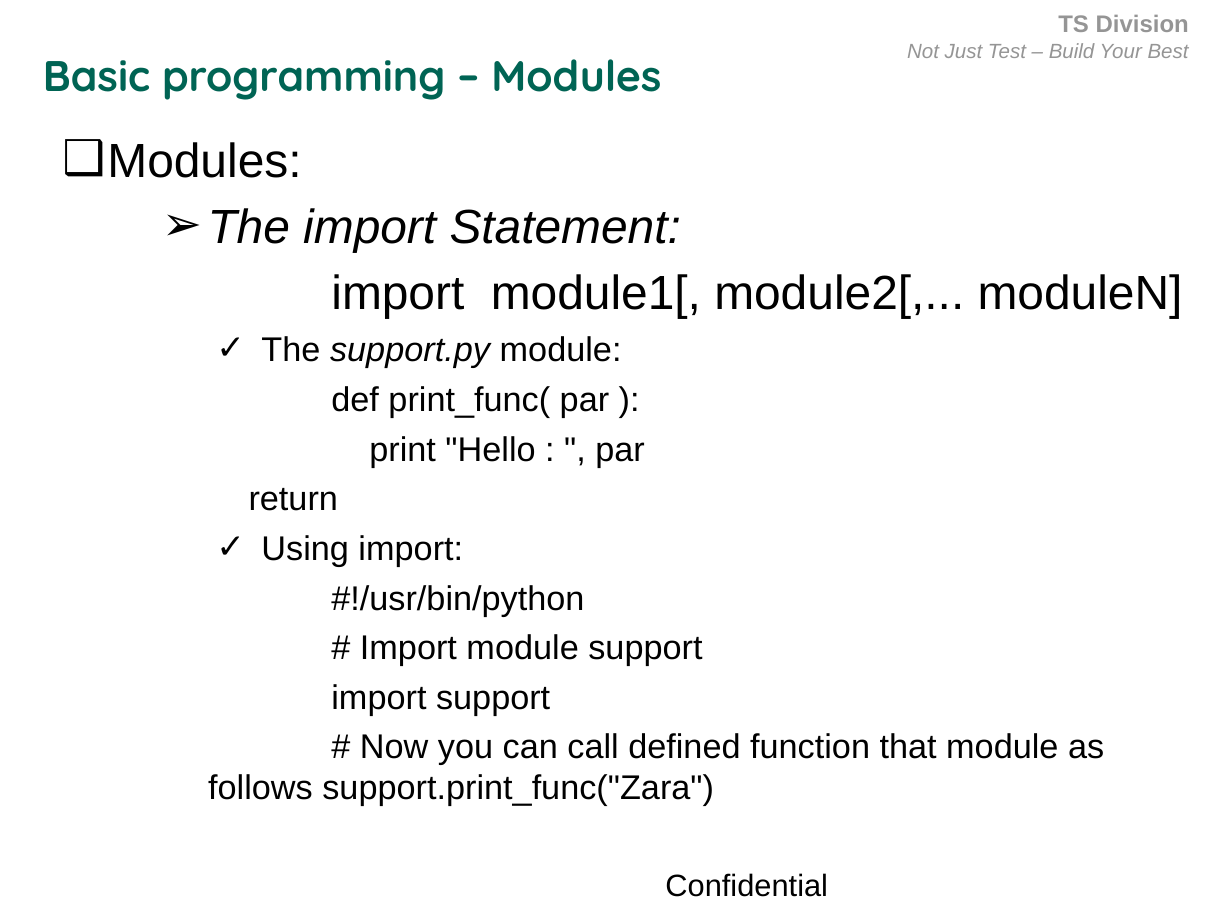
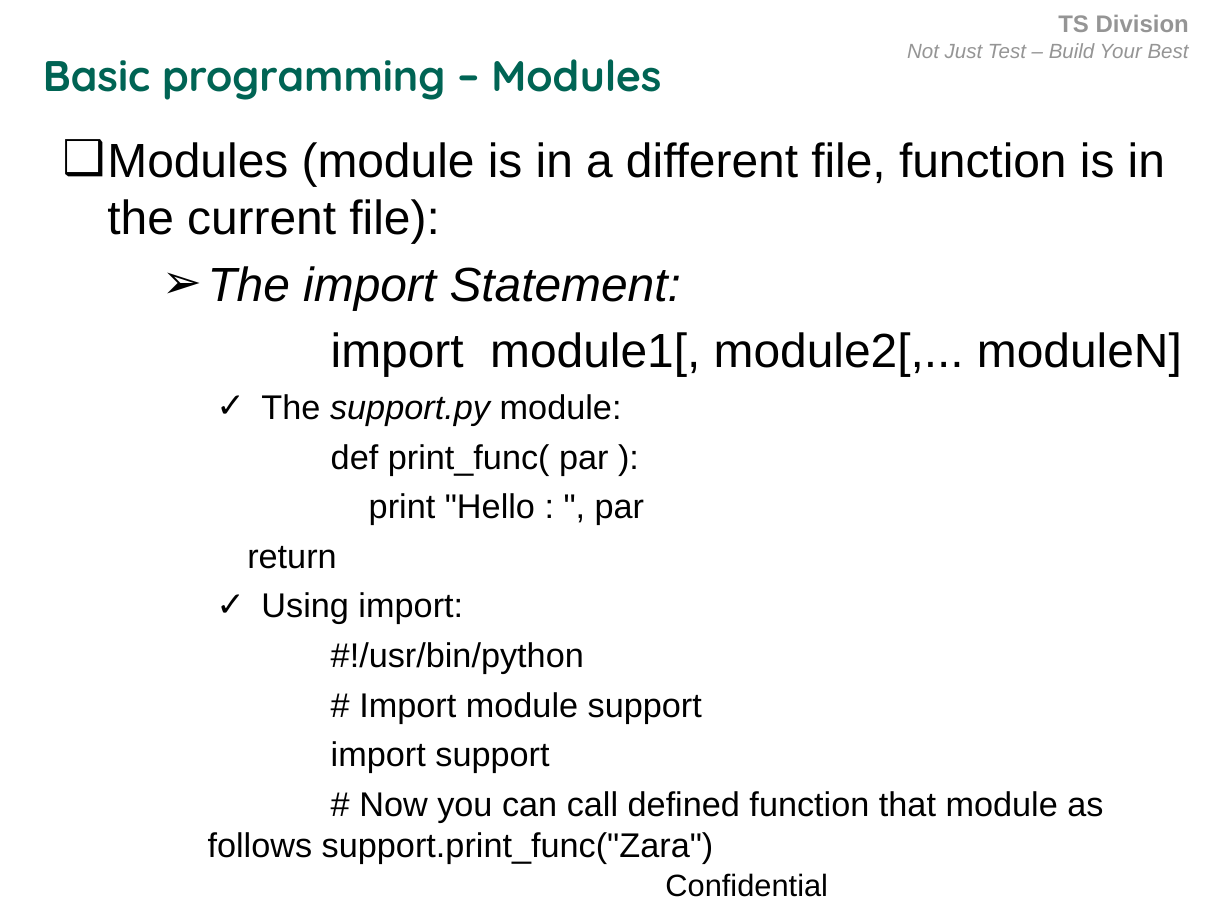
Before and after one commit to kirol/training, a slide deck: slide 23 of training materials/Basic Python Programming.ppt. Drawn at 1232x924 pixels with LibreOffice and Linux fonts; fonts in the diff are those of the drawing; background and template pictures are left out. Boxes give left, top, right and bottom in pixels: in the first picture for what was removed or moved away, otherwise in the second. Text is boxed around its words. In the diff, an @@ line names an element or a change of style, - is before the commit and + after.

```diff
--- a/training materials/Basic Python Programming.ppt
+++ b/training materials/Basic Python Programming.ppt
@@ text at (107,142,1165,244): text changed @@
-❑ Modules:
+❑ Modules (module is in a different file, function is in the current file):
```
Also in this commit, not shown: 3 other slides changed, 1 other file.
